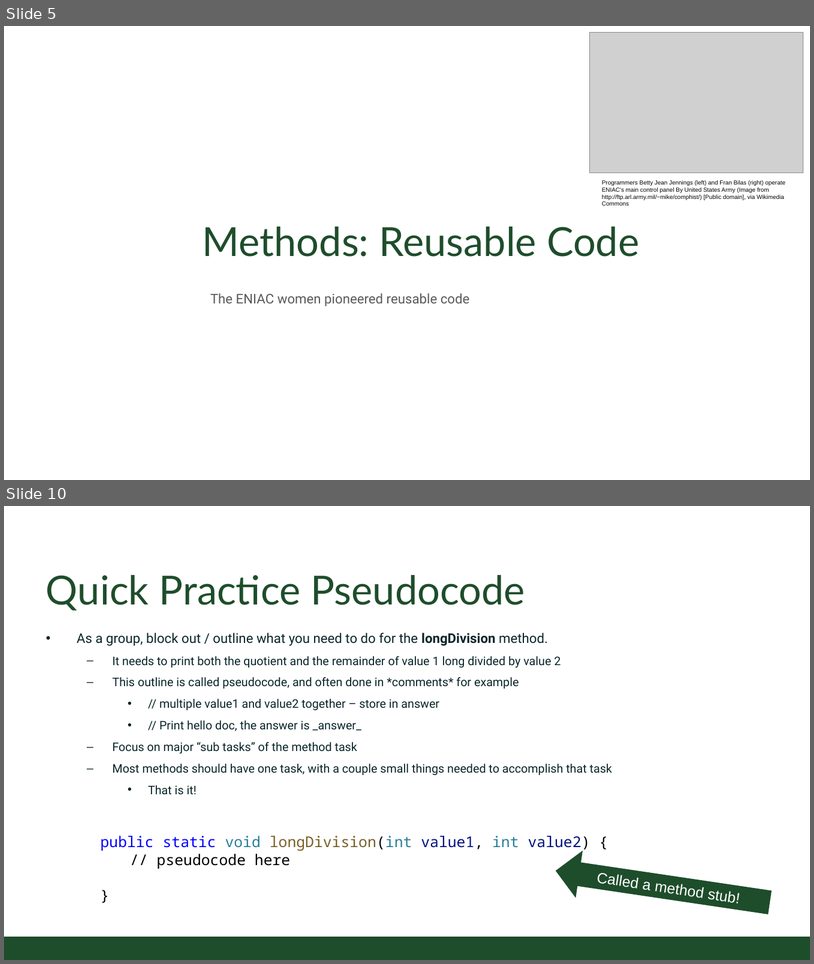
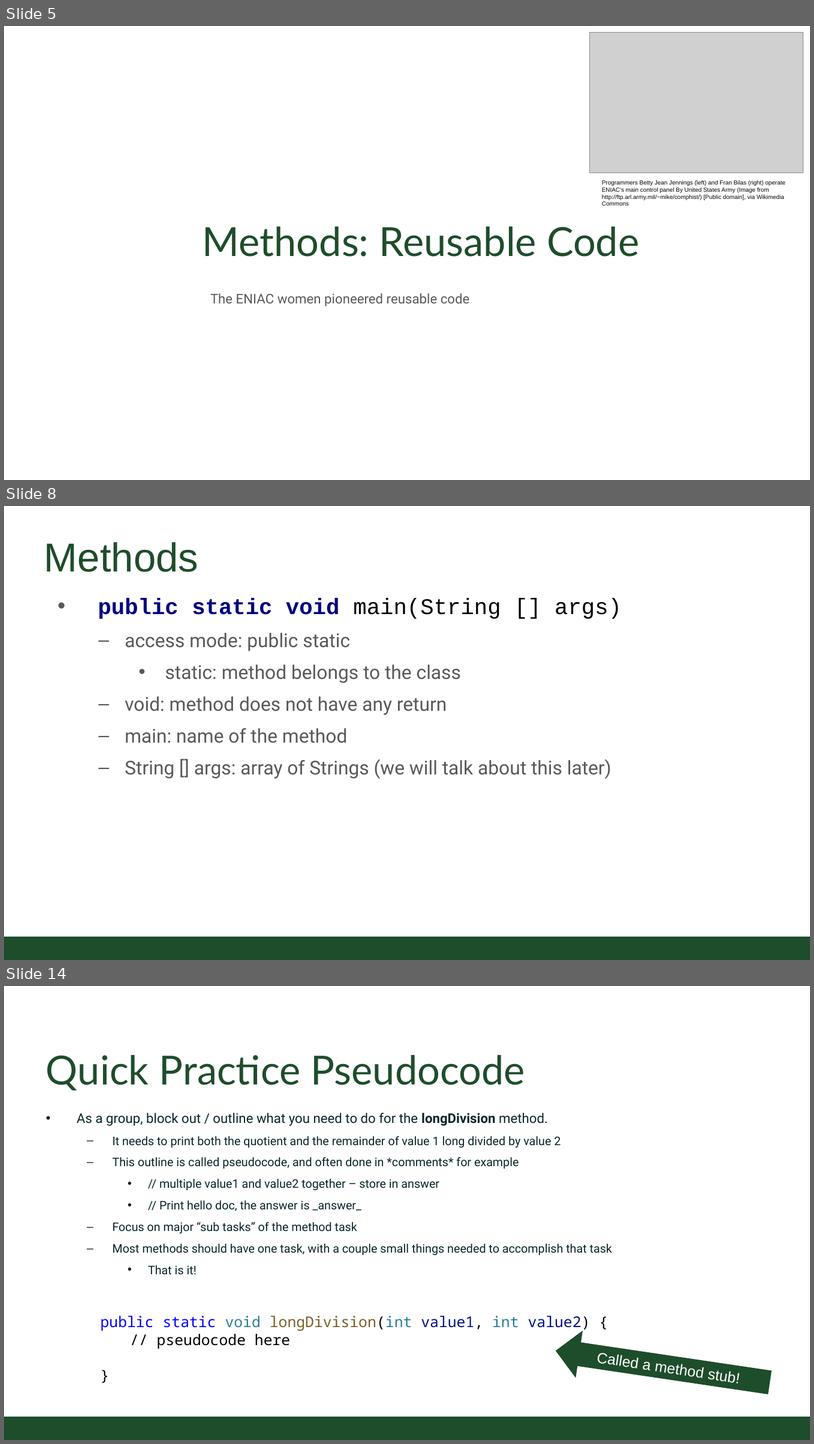
Before and after one commit to CSU-CompSci-CS163-4/Handouts, a slide deck: slides/On-Campus/02_02_ObjectsMethods.pptx. Shown one above the other, each under a label of ours: slides 5 and 10 before the commit, slides 5, 8 and 14 after it; the slides between them are not shown. The pictures are 814x964 and 814x1444 pixels, drawn with LibreOffice and Linux fonts; fonts in the diff are those of the drawing; grey boxes stand for pictures; background and template pictures are left out. Boxes give left, top, right and bottom in pixels: in the first picture for what was removed or moved away, otherwise in the second. Text is boxed around its words. In the diff, an @@ line names an element or a change of style, - is before the commit and + after.

Commit message:
Methods and Objects Lecture updated

```diff
--- a/slides/On-Campus/02_02_ObjectsMethods.pptx
+++ b/slides/On-Campus/02_02_ObjectsMethods.pptx
@@ slide 8 added at <box>4,506,810,960</box>, background #FFFFFF @@
@@ title added at <box>44,542,198,572</box>, 54.4 pt, text #1E4D2B @@
+Methods
@@ text added at <box>98,598,622,778</box>, 25.7 pt, text #59595B @@
+• public static void main(String [] args)
+  – access mode: public static
+    • static: method belongs to the class
+  – void: method does not have any return
+  – main: name of the method
+  – String [] args: array of Strings (we will talk about this later)
@@ rectangle added at <box>4,936,810,960</box>, fill #1E4D2B @@
@@ what was slide 10 is now slide 14 @@
```
Also in this commit, not shown: 5 slides changed, 9 other slides added, 5 slides removed.
